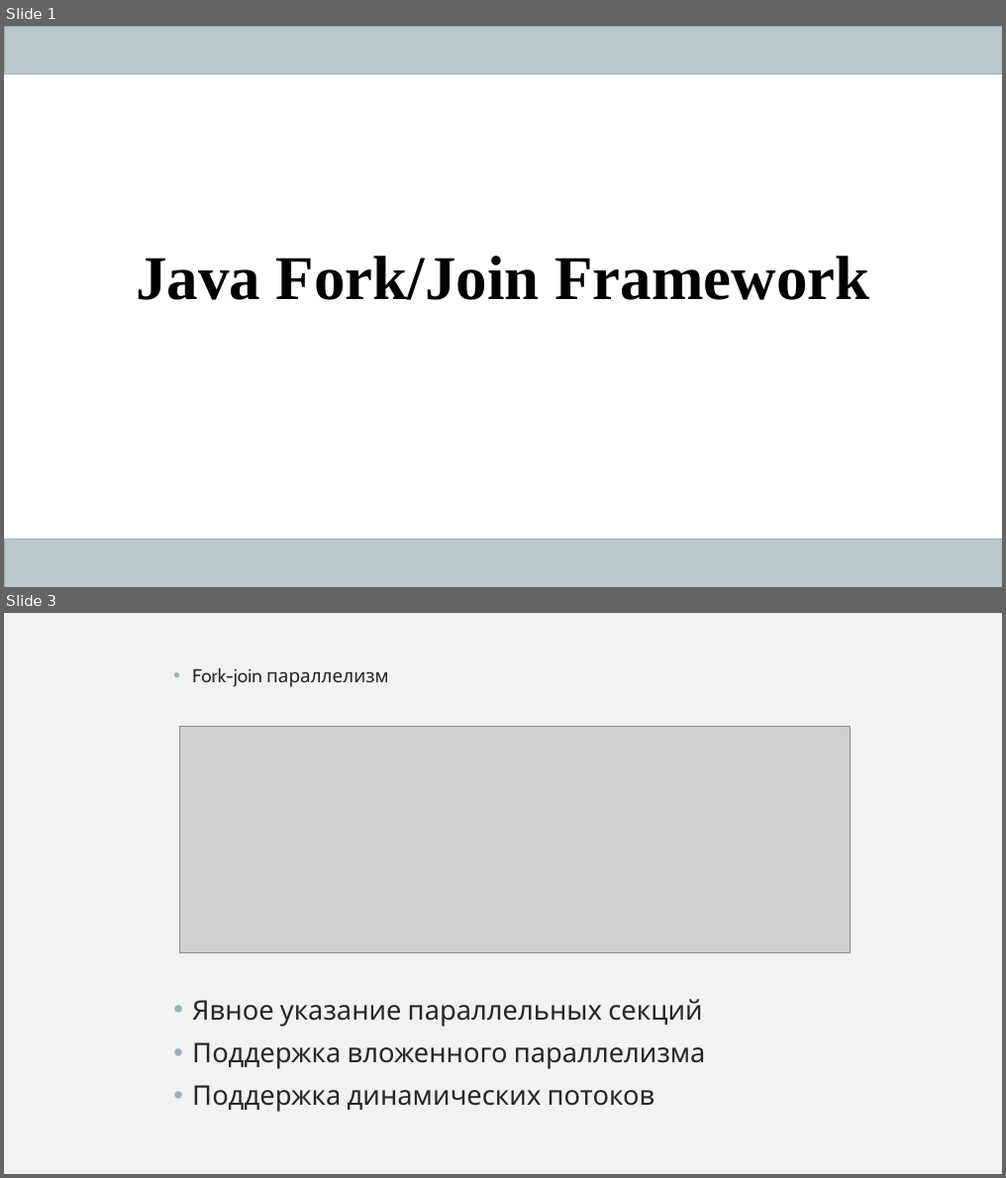
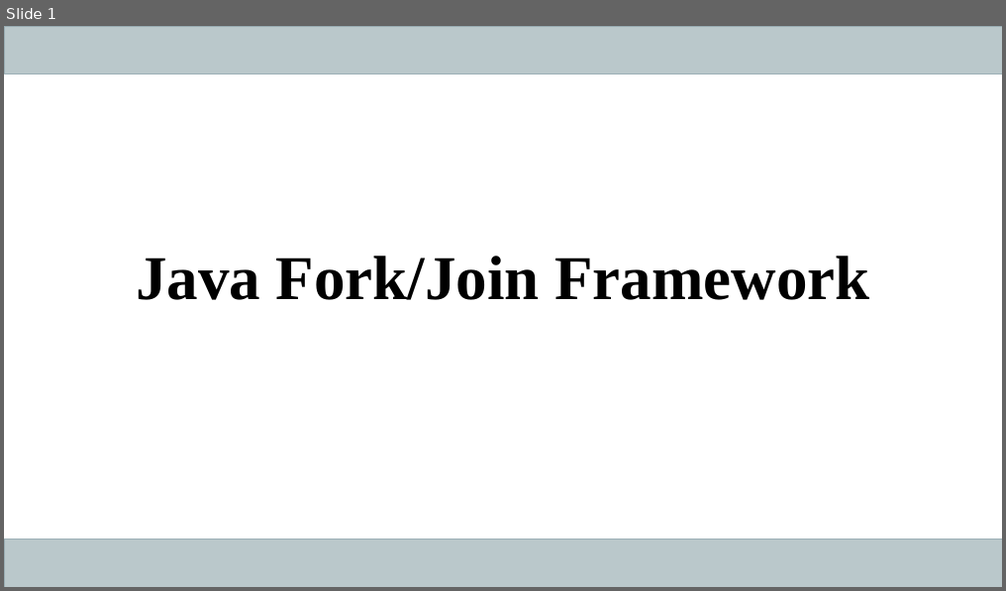
Before and after one commit to AleksandrShatov/IT-Academy_HomeWork, a slide deck: resources/Presentation_Fork-Join.pptx. Shown one above the other, each under a label of ours: slides 1 and 3 before the commit, slide 1 after it; the slides between them are not shown. The pictures are 1006x1178 and 1006x591 pixels, drawn with LibreOffice and Linux fonts; fonts in the diff are those of the drawing; grey boxes stand for pictures. Boxes give left, top, right and bottom in pixels: in the first picture for what was removed or moved away, otherwise in the second. Text is boxed around its words. In the diff, an @@ line names an element or a change of style, - is before the commit and + after.

Commit message:
Presentation 'Fork-Join' - 3d commit

```diff
--- a/resources/Presentation_Fork-Join.pptx
+++ b/resources/Presentation_Fork-Join.pptx
@@ slide 3 removed at (4,613,1002,1174), background #F2F2F2 @@
@@ text removed at (192,668,706,1112) @@
-• Fork-join параллелизм
-• Явное указание параллельных секций
-• Поддержка вложенного параллелизма
-• Поддержка динамических потоков
@@ picture removed at (180,726,850,953) @@
```
Also in this commit, not shown: 8 slides changed, 3 slides added, 4 other files.
